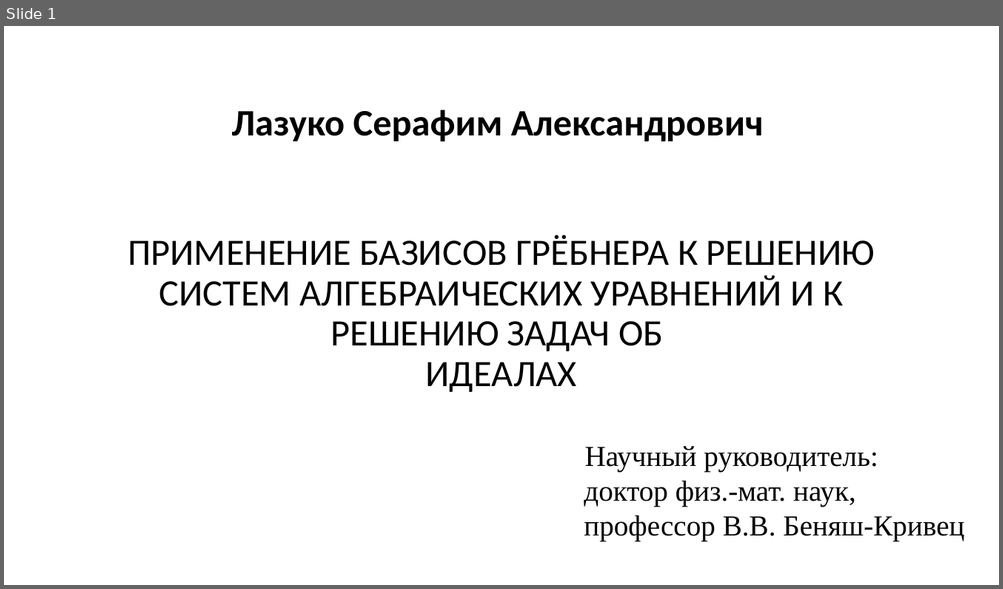
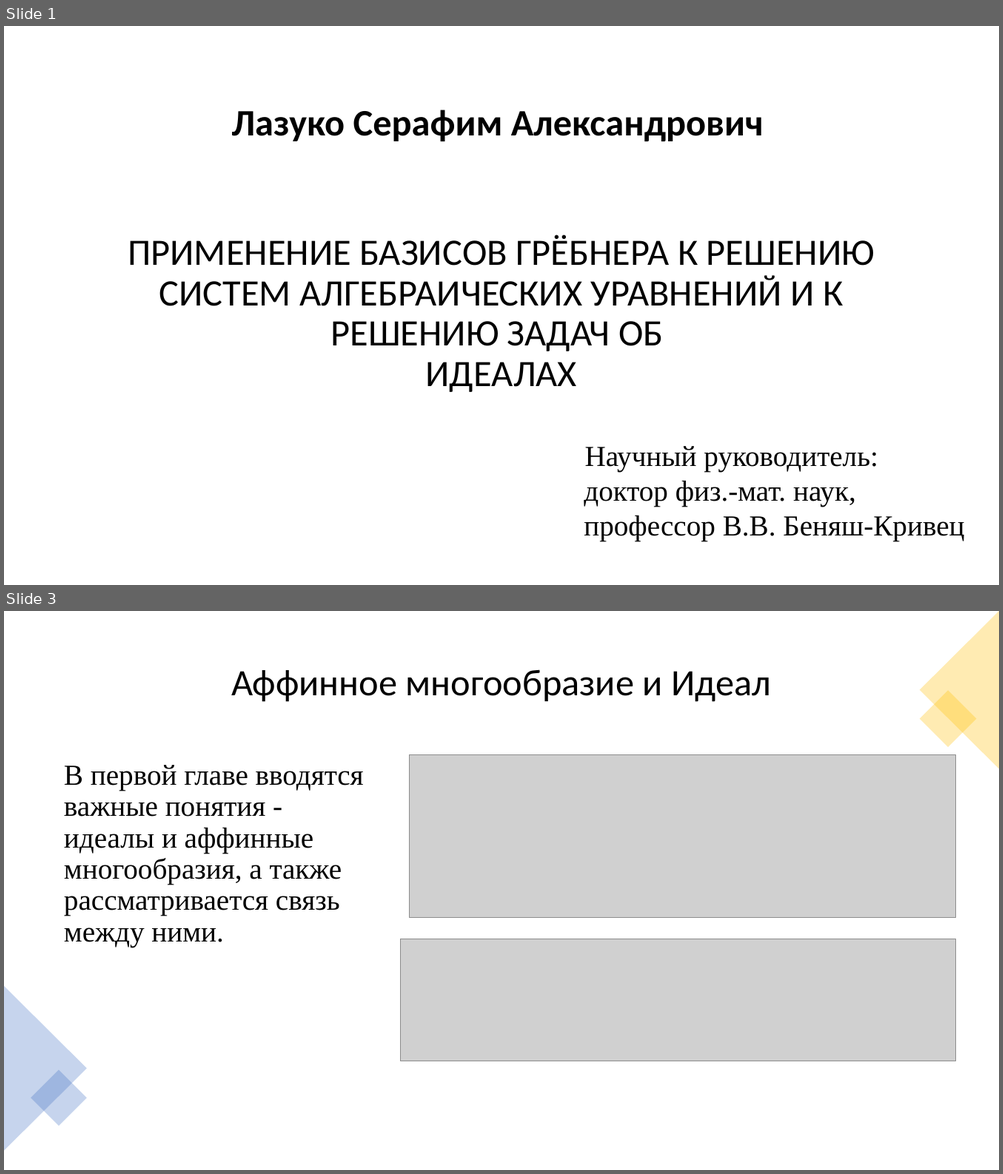
Before and after one commit to SerafimLazuko/Diploma, a slide deck: Diplom_lazuko.pptx. Shown one above the other, each under a label of ours: slide 1 before the commit, slides 1 and 3 after it; the slides between them are not shown. The pictures are 1003x589 and 1003x1174 pixels, drawn with LibreOffice and Linux fonts; fonts in the diff are those of the drawing; grey boxes stand for pictures. Boxes give left, top, right and bottom in pixels: in the first picture for what was removed or moved away, otherwise in the second. Text is boxed around its words. In the diff, an @@ line names an element or a change of style, - is before the commit and + after.

```diff
--- a/Diplom_lazuko.pptx
+++ b/Diplom_lazuko.pptx
@@ slide 3 added at box(4, 611, 999, 1170), background #FFFFFF @@
@@ triangle added at box(919, 611, 999, 769), fill #FFC000 at 30% opacity @@
@@ title added at box(231, 669, 771, 702), 36 pt, text #000000 @@
+Аффинное многообразие и Идеал
@@ rectangle added at box(919, 691, 976, 748), fill #FFC000 at 30% opacity @@
@@ text added at box(64, 765, 364, 947), 28 pt, text #000000 @@
+В первой главе вводятся важные понятия - идеалы и аффинные многообразия, а также рассматривается связь между ними.
@@ picture added at box(409, 755, 956, 917) @@
@@ picture added at box(400, 940, 956, 1062) @@
@@ triangle added at box(4, 986, 87, 1151), fill #4472C4 at 30% opacity @@
@@ rectangle added at box(31, 1070, 87, 1126), fill #4472C4 at 30% opacity @@
```
Also in this commit, not shown: 1 slide changed, 11 other slides added, 5 slides removed, 1 other file.
